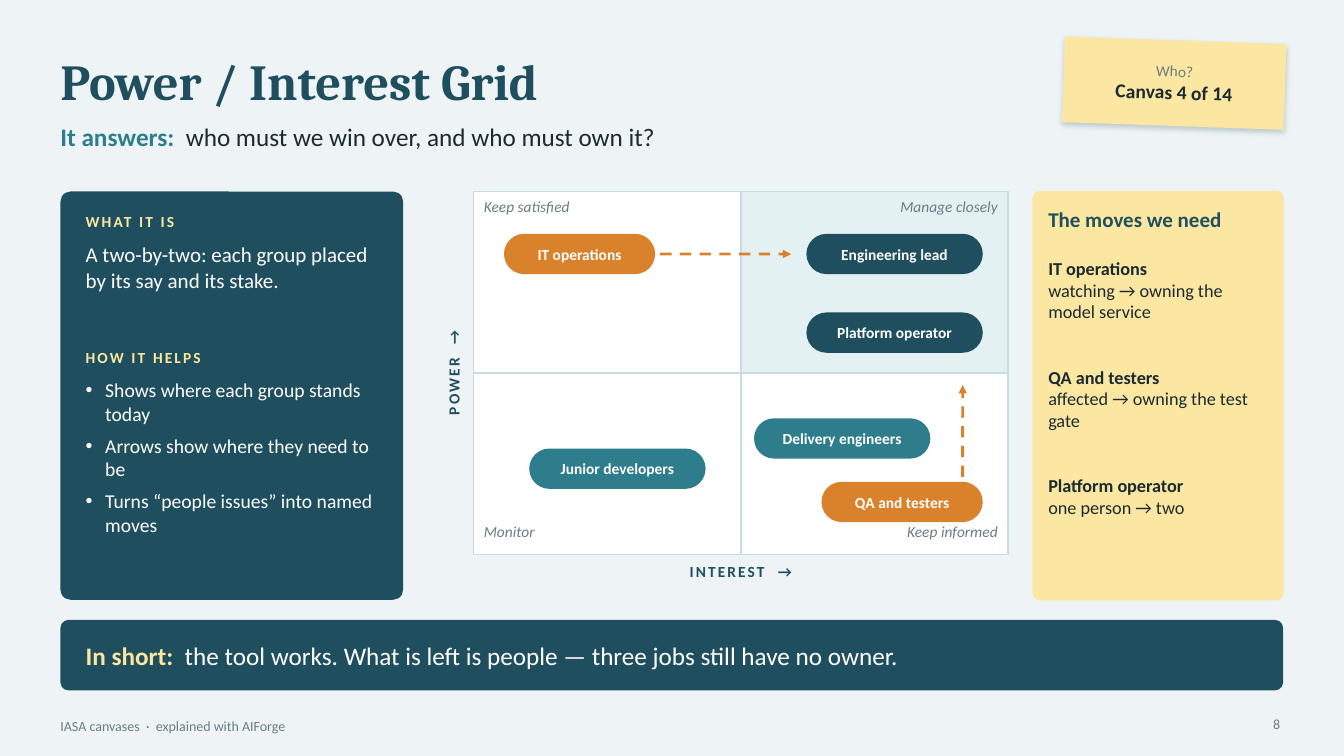
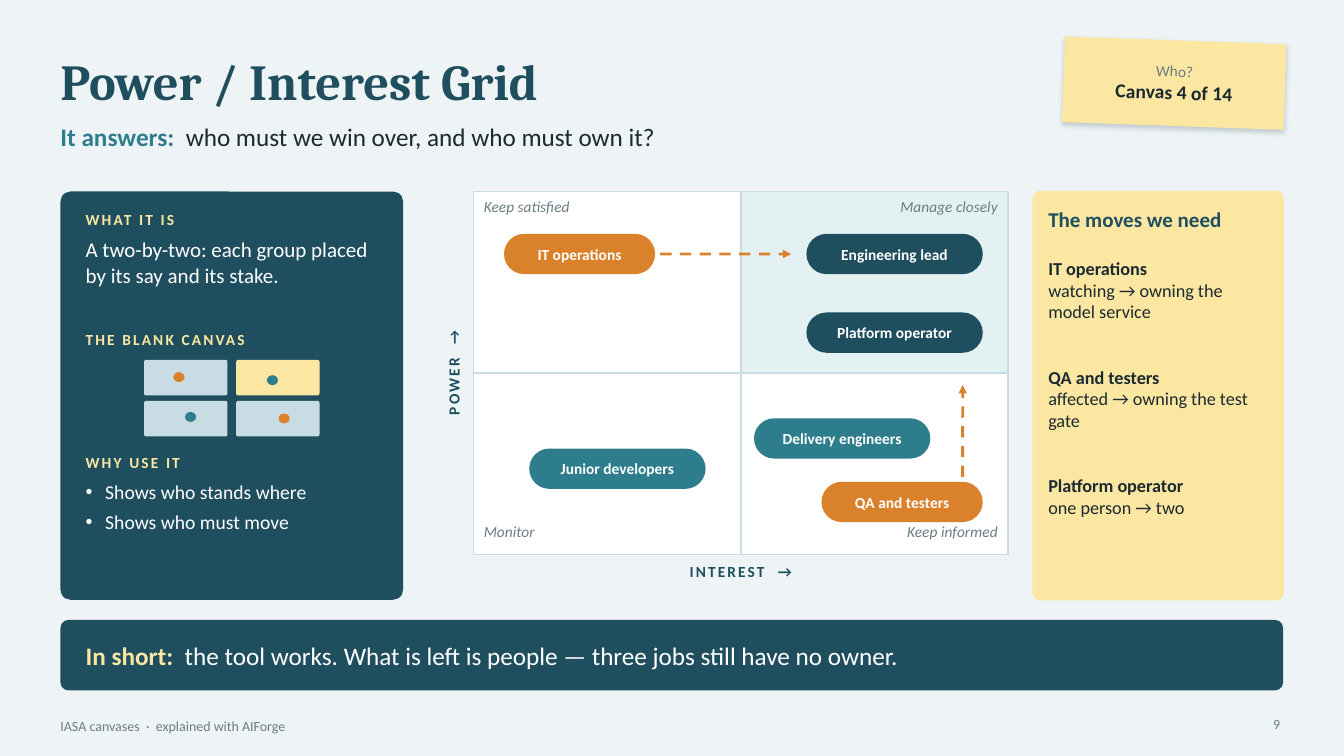
Before and after one commit to Manikanta-Reddy-Pasala/tools, a slide deck: slide 9 of course/iasa-aiforge/IASA-Canvases-with-AIForge.pptx (slide 8 before the commit). Drawn at 1344x756 pixels with LibreOffice and Linux fonts; fonts in the diff are those of the drawing. Boxes give left, top, right and bottom in pixels: in the first picture for what was removed or moved away, otherwise in the second. Text is boxed around its words. In the diff, an @@ line names an element or a change of style, - is before the commit and + after.

```diff
--- a/course/iasa-aiforge/IASA-Canvases-with-AIForge.pptx
+++ b/course/iasa-aiforge/IASA-Canvases-with-AIForge.pptx
@@ text "WHAT IT IS": place and size @@
-text "WHAT IT IS" at bbox=[86, 212, 378, 240]
+text "WHAT IT IS" at bbox=[86, 210, 378, 236]
@@ text "A two-by-two: each group placed ...": place and size @@
-text "A two-by-two: each group placed ..." at bbox=[86, 247, 367, 292]
+text "A two-by-two: each group placed ..." at bbox=[86, 242, 367, 287]
@@ text removed at bbox=[86, 353, 201, 363] @@
-HOW IT HELPS
@@ text added at bbox=[86, 331, 378, 357], 11 pt, text #FBE7A1, bold @@
+THE BLANK CANVAS
@@ text removed at bbox=[105, 383, 372, 532] @@
-• Shows where each group stands today
-• Arrows show where they need to be
-• Turns “people issues” into named moves
@@ rounded rectangle added at bbox=[144, 360, 228, 395], fill #C8DDE3 @@
@@ ellipse added at bbox=[173, 372, 185, 382], fill #D9822B @@
@@ rounded rectangle added at bbox=[236, 360, 320, 395], fill #FBE7A1 @@
@@ ellipse added at bbox=[267, 375, 278, 385], fill #2E7D8C @@
@@ rounded rectangle added at bbox=[144, 401, 228, 437], fill #C8DDE3 @@
@@ ellipse added at bbox=[186, 412, 197, 422], fill #2E7D8C @@
@@ rounded rectangle added at bbox=[236, 401, 320, 437], fill #C8DDE3 @@
@@ ellipse added at bbox=[278, 413, 289, 423], fill #D9822B @@
@@ text added at bbox=[86, 458, 180, 468], 11 pt, text #FBE7A1, bold @@
+WHY USE IT
@@ text added at bbox=[105, 485, 306, 529], 14 pt, text #FFFFFF @@
+• Shows who stands where
+• Shows who must move
@@ page number at bbox=[1273, 720, 1280, 729]: text changed @@
-8
+9
```
Also in this commit, not shown: 15 other slides changed, 1 slide added, 3 other files.
